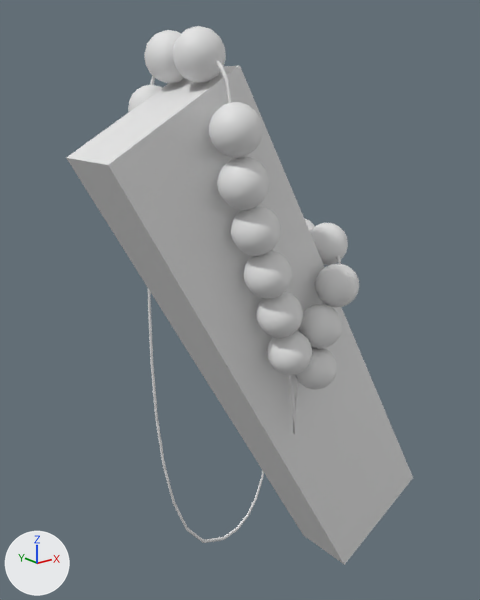
What one commit did to the glTF model rope/public/boxWithSb7a.glb.
Rendered twice from a 50 mm camera at (-3.07, -3.41, 1.91) aimed at (-0.16, 0.23, 0.45). Every picture has the same lights, and +X, +Y and +Z are marked at lower left. Where no turn or scale is listed for an object, it has been applied to the vertices. Vertices at the same position are counted once.
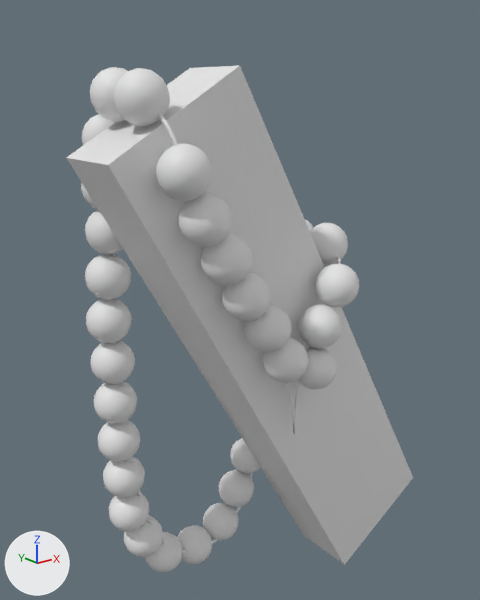
Location of each change, [x1, y1, x2, y2] in pixels of the pictures (480 x 600 px; the box of a moved part takes in the faces that stretch with it):
'Sphere.008', moved
    before: [209, 102, 263, 158]
    after: [156, 144, 212, 201]
'Sphere.010', moved
    before: [173, 26, 226, 83]
    after: [114, 68, 170, 126]
'Sphere.007', moved
    before: [217, 157, 269, 210]
    after: [178, 193, 232, 247]
'Sphere.006', moved
    before: [231, 206, 281, 256]
    after: [201, 234, 252, 285]
'Sphere.005', moved
    before: [243, 251, 292, 299]
    after: [222, 272, 271, 321]
'Sphere.015', moved
    before: [144, 30, 184, 83]
    after: [90, 67, 127, 122]
'Sphere.004', moved
    before: [256, 292, 303, 338]
    after: [244, 305, 292, 352]
'Sphere.001', moved
    before: [267, 331, 312, 375]
    after: [263, 338, 309, 383]
'baseOutFront', reshaped (22% wider, 9% shorter)
    before: [148, 60, 341, 543]
    after: [106, 113, 341, 554]
'Sphere.019', added
    after: [85, 254, 131, 300]
'Sphere.020', added
    after: [86, 299, 132, 343]
'Sphere.021', added
    after: [91, 341, 135, 384]
'Sphere.022', added
    after: [94, 381, 137, 423]
'Sphere.023', added
    after: [98, 420, 140, 462]
'Sphere.024', added
    after: [103, 456, 145, 497]
'Sphere.025', added
    after: [109, 492, 149, 532]
'Sphere.026', added
    after: [124, 516, 163, 557]
'Sphere.029', added
    after: [203, 503, 238, 540]
'Sphere.030', added
    after: [218, 470, 254, 507]
'Sphere.018', added
    after: [85, 210, 123, 254]
'Sphere.028', added
    after: [177, 525, 212, 564]
'Sphere.027', added
    after: [145, 532, 183, 573]
'Sphere.014', moved
    before: [128, 85, 162, 112]
    after: [82, 114, 115, 145]
'Sphere.031', added
    after: [230, 438, 261, 474]
'Sphere.017', added
    after: [81, 182, 98, 209]
'Sphere.012', moved
    before: [304, 218, 315, 231]
    after: [305, 219, 313, 231]
part 1 of me_beziercircle_004, moved or reshaped
    before: [148, 60, 291, 543]
    after: [106, 113, 253, 554]

Edits to the bpy script that builds the scene:
```text
Change me_beziercircle_004:
    remove me_beziercircle_004.from_pydata(...)  # 864 vertices, 1728 faces; spans x -0.41..0.73, y -0.06..0.77, z -2.86..0.93
    add me_beziercircle_004.from_pydata(...)  # 864 vertices, 1728 faces; spans x -0.69..0.73, y -0.06..0.77, z -2.86..0.64
    me_beziercircle_004 part 1: 545 of 864 vertices moved; they spanned x -0.41..0.72, y -0.06..0.77, z -2.86..0.93 and now span x -0.69..0.69, y -0.06..0.77, z -2.86..0.64; mean shift (-0.23, 0.0, -0.15); largest move (-0.31, 0.09, 0.86) -> (-0.68, 0.09, 0.57)
Change ob_sphere_001:
    ob_sphere_001.location: (-0.269, -0.428, 0.271) -> (-0.301, -0.428, 0.226)
Change ob_sphere_004:
    ob_sphere_004.location: (-0.364, -0.428, 0.555) -> (-0.461, -0.428, 0.484)
Change ob_sphere_005:
    ob_sphere_005.location: (-0.468, -0.428, 0.835) -> (-0.635, -0.428, 0.725)
Change ob_sphere_006:
    ob_sphere_006.location: (-0.566, -0.428, 1.121) -> (-0.785, -0.428, 0.979)
Change ob_sphere_007:
    ob_sphere_007.location: (-0.661, -0.428, 1.406) -> (-0.932, -0.428, 1.226)
Change ob_sphere_008:
    ob_sphere_008.location: (-0.716, -0.428, 1.704) -> (-1.064, -0.428, 1.497)
Change ob_sphere_010:
    ob_sphere_010.location: (-0.77, -0.168, 2.103) -> (-1.15, -0.168, 1.878)
Change ob_sphere_012:
    ob_sphere_012.location: (0.281, 0.1, 0.882) -> (0.281, 0.126, 0.882)
Change ob_sphere_014:
    ob_sphere_014.location: (-0.75, 0.39, 1.8) -> (-1.082, 0.39, 1.632)
Change ob_sphere_015:
    ob_sphere_015.location: (-0.77, 0.133, 2.103) -> (-1.139, 0.133, 1.891)
Add ob_sphere_031:
    ob_sphere_031 = bpy.data.objects.new('Sphere.031', me_sphere_017)
    ob_sphere_031.location = (0.055, 0.39, -0.985)
    ob_sphere_031.rotation_euler = (2.777, 0.0, -1.571)  # degrees (159, 0, -90)
Add ob_sphere_030:
    ob_sphere_030 = bpy.data.objects.new('Sphere.030', me_sphere_017)
    ob_sphere_030.location = (-0.071, 0.39, -1.251)
    ob_sphere_030.rotation_euler = (2.609, 0.0, -1.571)  # degrees (149, 0, -90)
Add ob_sphere_029:
    ob_sphere_029 = bpy.data.objects.new('Sphere.029', me_sphere_017)
    ob_sphere_029.location = (-0.236, 0.39, -1.5)
    ob_sphere_029.rotation_euler = (2.458, 0.0, -1.571)  # degrees (141, 0, -90)
Add ob_sphere_028:
    ob_sphere_028 = bpy.data.objects.new('Sphere.028', me_sphere_017)
    ob_sphere_028.location = (-0.511, 0.39, -1.597)
    ob_sphere_028.rotation_euler = (1.602, 0.0, -1.571)  # degrees (92, 0, -90)
Add ob_sphere_027:
    ob_sphere_027 = bpy.data.objects.new('Sphere.027', me_sphere_017)
    ob_sphere_027.location = (-0.795, 0.39, -1.529)
    ob_sphere_027.rotation_euler = (0.636, 0.0, -1.571)  # degrees (36, 0, -90)
Add ob_sphere_026:
    ob_sphere_026 = bpy.data.objects.new('Sphere.026', me_sphere_017)
    ob_sphere_026.location = (-0.966, 0.39, -1.3)
    ob_sphere_026.rotation_euler = (-2.893, 0.0, -1.571)  # degrees (-166, 0, -90)
Add ob_sphere_025:
    ob_sphere_025 = bpy.data.objects.new('Sphere.025', me_sphere_017)
    ob_sphere_025.location = (-1.075, 0.39, -1.027)
    ob_sphere_025.rotation_euler = (0.16, 0.0, -1.571)  # degrees (9.2, 0, -90)
Add ob_sphere_024:
    ob_sphere_024 = bpy.data.objects.new('Sphere.024', me_sphere_017)
    ob_sphere_024.location = (-1.1, 0.39, -0.728)
    ob_sphere_024.rotation_euler = (0.0647, 0.0, -1.571)  # degrees (3.7, 0, -90)
Add ob_sphere_023:
    ob_sphere_023 = bpy.data.objects.new('Sphere.023', me_sphere_017)
    ob_sphere_023.location = (-1.121, 0.39, -0.432)
    ob_sphere_023.rotation_euler = (0.0, 0.0, -1.571)  # degrees (0, 0, -90)
Add ob_sphere_022:
    ob_sphere_022 = bpy.data.objects.new('Sphere.022', me_sphere_017)
    ob_sphere_022.location = (-1.13, 0.39, -0.133)
    ob_sphere_022.rotation_euler = (0.0, 0.0, -1.571)  # degrees (0, 0, -90)
Add ob_sphere_021:
    ob_sphere_021 = bpy.data.objects.new('Sphere.021', me_sphere_017)
    ob_sphere_021.location = (-1.132, 0.39, 0.164)
    ob_sphere_021.rotation_euler = (0.0, 0.0, -1.571)  # degrees (0, 0, -90)
Add ob_sphere_020:
    ob_sphere_020 = bpy.data.objects.new('Sphere.020', me_sphere_017)
    ob_sphere_020.location = (-1.143, 0.39, 0.463)
    ob_sphere_020.rotation_euler = (0.0, 0.0, -1.571)  # degrees (0, 0, -90)
Add ob_sphere_019:
    ob_sphere_019 = bpy.data.objects.new('Sphere.019', me_sphere_017)
    ob_sphere_019.location = (-1.129, 0.39, 0.759)
    ob_sphere_019.rotation_euler = (0.0, 0.0, -1.571)  # degrees (0, 0, -90)
Add ob_sphere_018:
    ob_sphere_018 = bpy.data.objects.new('Sphere.018', me_sphere_017)
    ob_sphere_018.location = (-1.105, 0.39, 1.058)
    ob_sphere_018.rotation_euler = (0.0, 0.0, -1.571)  # degrees (0, 0, -90)
Add ob_sphere_017:
    ob_sphere_017 = bpy.data.objects.new('Sphere.017', me_sphere_017)
    ob_sphere_017.location = (-1.108, 0.39, 1.34)
    ob_sphere_017.rotation_euler = (-3.142, 0.0, -1.571)  # degrees (-180, 0, -90)
```
